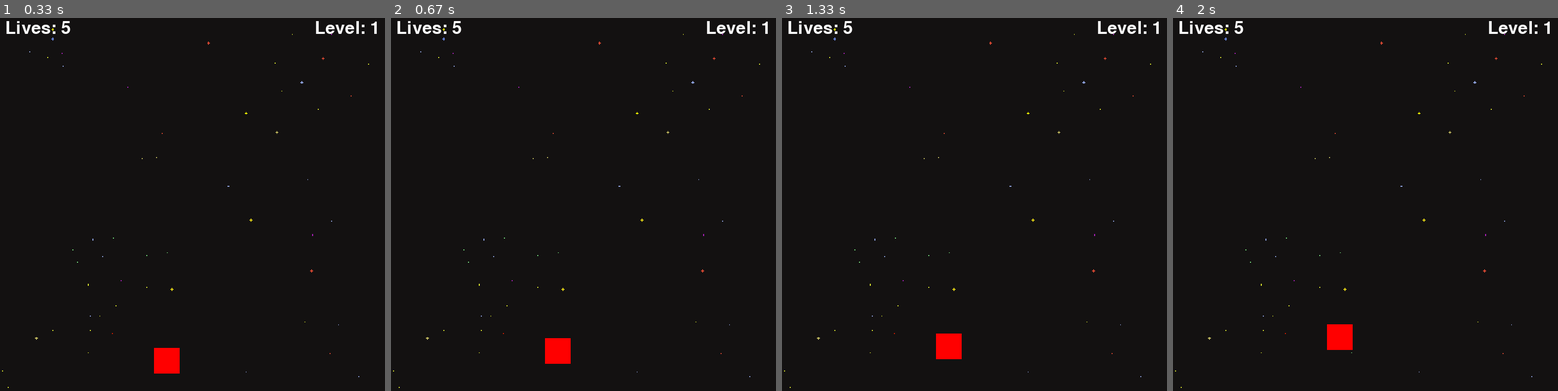
Above: before the commit, frames 1-4 (left to right).
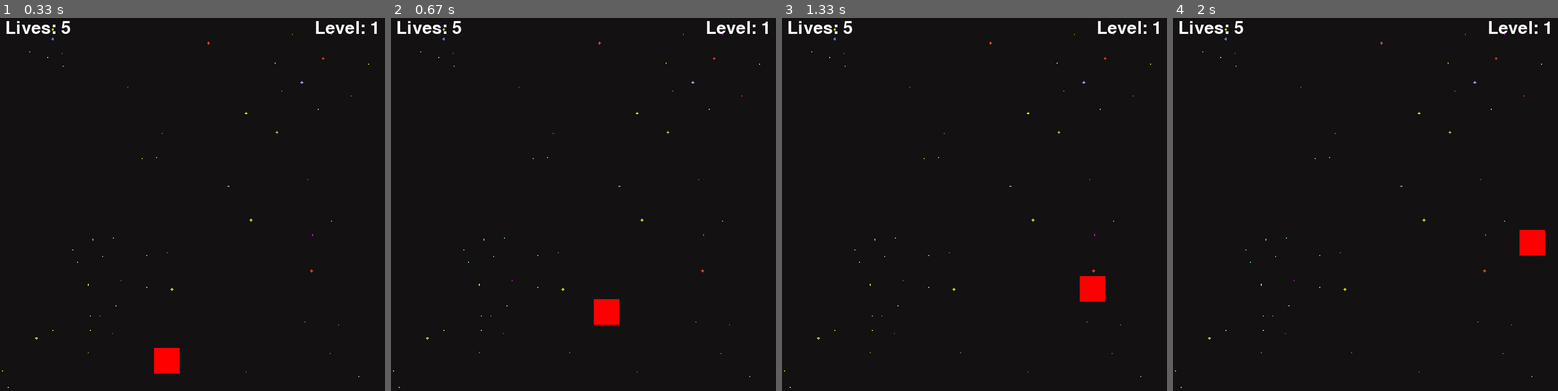
Above: after the commit, the same moments.

Repository: Harsh-2909/Space-Shooter-Pygame
Game: pygame game, started from main.py
Same seed, same stepped clock (60 frames per second), same inputs: the game is played once before the commit and once after it.
Inputs:
- Up to frame 1 (0.33 s): no input
- Up to frame 2 (0.67 s): hold W from 0.33 s (still down); hold Right from 0.33 s (still down)
- Up to frame 3 (1.33 s): release W at 0.8 s; release Right at 0.8 s; hold Right 0.83-1.3 s
- Up to frame 4 (2 s): hold W 1.33-1.63 s; hold Right from 1.67 s (still down)

Frame 1 is identical in both runs. In frame 2, 0.9% of the frame differs, in the area x 40-60%, y 75-93%; in frame 3, 0.9%; in frame 4, 0.9%.

Commit message:
Added velocity and collision detection of the ship

Diff:
--- a/main.py
+++ b/main.py
@@ -43,6 +43,7 @@
     score = 0
     level = 1
     lives = 5
+    PLAYER_VEL = 5
     main_font = pygame.font.SysFont("comicsans", size= 50)
     ship = Ship(300, 650)
 
@@ -54,6 +55,7 @@
         lives_label = main_font.render(f"Lives: {lives}", 1, (255,255,255))
         WIN.blit(lives_label, (10, 10))
         WIN.blit(level_label, (WIDTH - level_label.get_width() - 10, 10))
+        # SHIP DRAWING
         ship.draw(WIN)
         pygame.display.update()
 
@@ -66,12 +68,12 @@
                 run = False
 
         keys = pygame.key.get_pressed()
-        if keys[pygame.K_a]: # left
-            ship.x -= 1
-        if keys[pygame.K_d]: # right
-            ship.x += 1
-        if keys[pygame.K_w]: # up
-            ship.y -= 1
-        if keys[pygame.K_s]: # down
-            ship.y += 1
+        if (keys[pygame.K_a] or keys[pygame.K_LEFT]) and ship.x - PLAYER_VEL > 0: # left
+            ship.x -= PLAYER_VEL
+        if (keys[pygame.K_d] or keys[pygame.K_RIGHT]) and ship.x + PLAYER_VEL < WIDTH: # right
+            ship.x += PLAYER_VEL
+        if (keys[pygame.K_w] or keys[pygame.K_UP]) and ship.y - PLAYER_VEL > 0: # up
+            ship.y -= PLAYER_VEL
+        if (keys[pygame.K_s] or keys[pygame.K_DOWN]) and ship.y + PLAYER_VEL < HEIGHT: # down
+            ship.y += PLAYER_VEL
 main()
